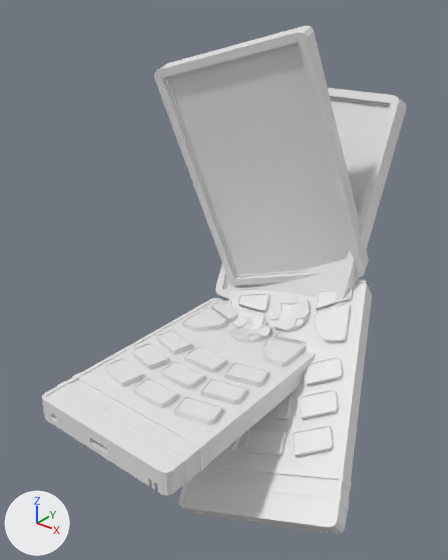
Renders of the glTF model public/models/flip_phone.glb from each side of a commit.
Both versions are drawn from a 50 mm camera at (4.5, -6.76, 5.02) aimed at (0.06, -1.21, 1.58). Every picture has the same lights, and +X, +Y and +Z are marked at lower left. Where no turn or scale is listed for an object, it has been applied to the vertices. Vertices at the same position are counted once.

The first picture shows 'FlipPhone', 'FlipPhone.001', 'FlipPhoneJoined'.
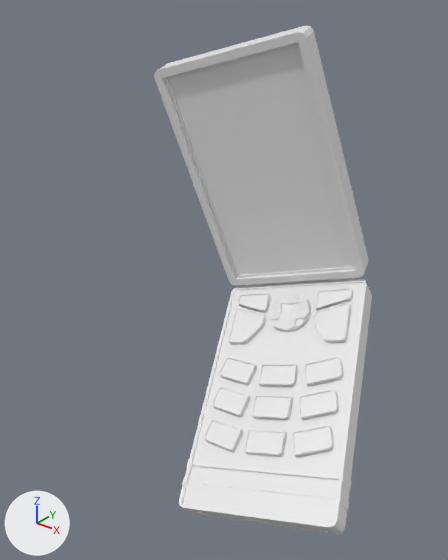
Where the newer file only moved an object's origin or applied its transform, the numbers keep the older frame.

Boxes [x1, y1, x2, y2] around the edits, measured in the pictures (448 x 560 px):
'FlipPhone', deleted: before [42, 298, 316, 496]
'FlipPhone.001', deleted: before [216, 88, 406, 306]
part 1 of me_plane_002, shading changed: [196, 281, 369, 524] in both

The change, as a diff of the scene's bpy script:
```diff
--- a/public/models/flip_phone.glb.py
+++ b/public/models/flip_phone.glb.py
@@ me_plane_002 @@
 me_plane_002.from_pydata(...)  # 1713 vertices, 3324 faces; spans x -1.75..2.13, y -2.93..0.36, z -2.22..3.58
 # used by ob_flipphonejoined; location = (0.2, 0.41, 0.94)
+# me_plane_002 part 1: 97 of the faces centred in x -0.92..2.09, y -2.91..0.2, z -2.06..0.29 are now shaded smooth
@@ ob_flipphone @@
-ob_flipphone = bpy.data.objects.new('FlipPhone', me_plane)
-ob_flipphone.location = (0.0, -0.55, 0.89)
@@ ob_flipphone_001 @@
-ob_flipphone_001 = bpy.data.objects.new('FlipPhone.001', me_plane_001)
-ob_flipphone_001.location = (0.0, -0.01, 0.39)
```
